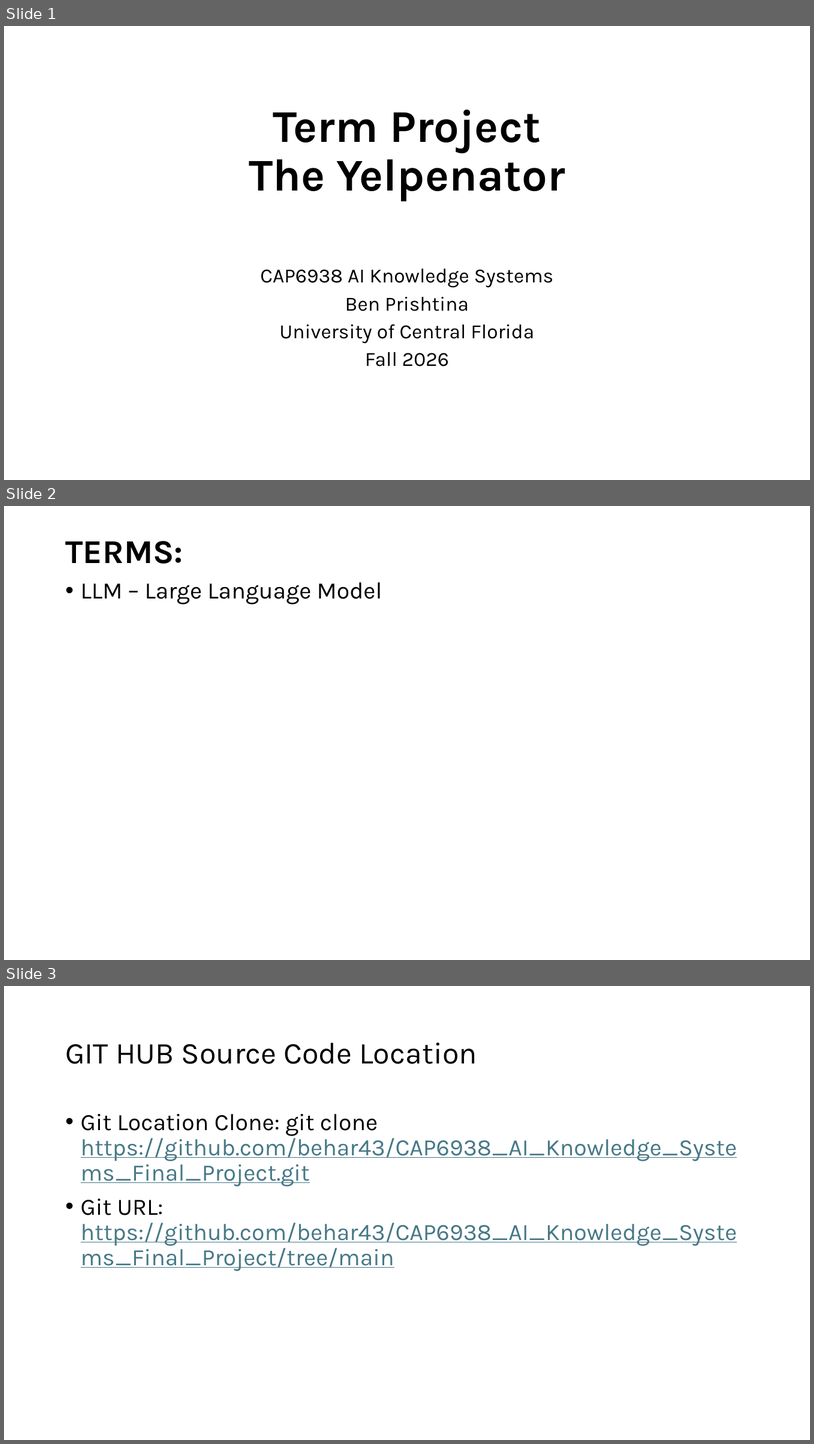
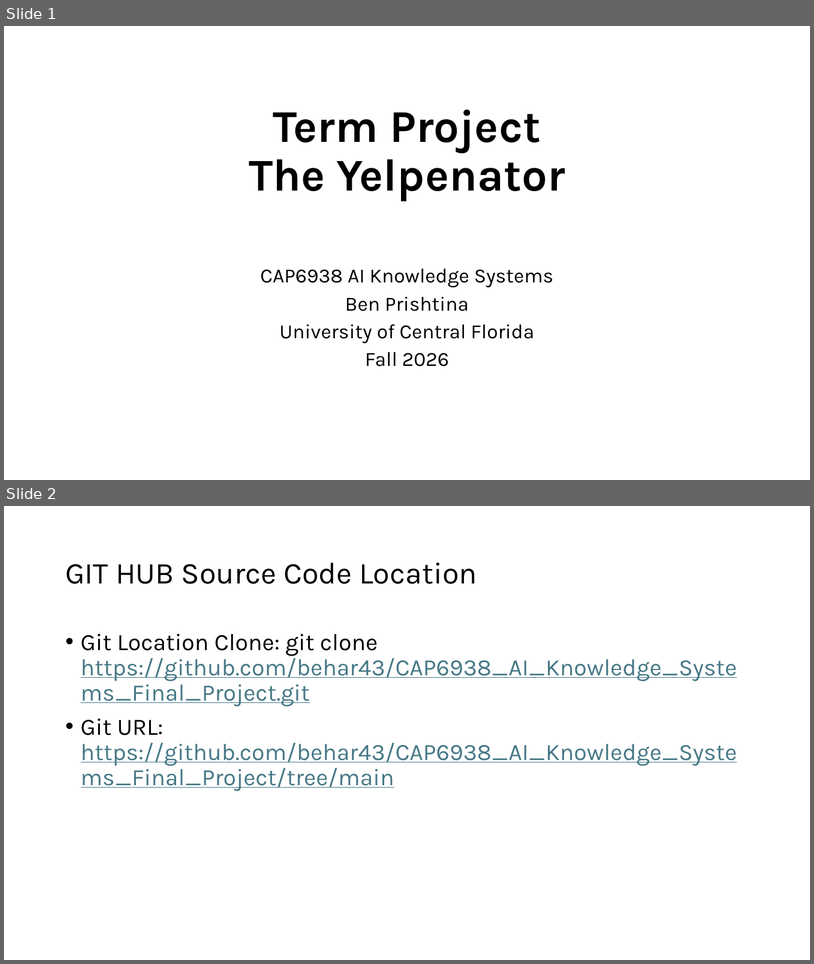
Before and after one commit to behar43/CAP6938_AI_Knowledge_Systems_Final_Project, a slide deck: ben_prishtina_yelpenator_presentation.pptx. Shown one above the other, each under a label of ours: slides 1, 2 and 3 before the commit, slides 1 and 2 after it. The pictures are 814x1444 and 814x964 pixels, drawn with LibreOffice and Linux fonts; fonts in the diff are those of the drawing; background and template pictures are left out. Boxes give left, top, right and bottom in pixels: in the first picture for what was removed or moved away, otherwise in the second. Text is boxed around its words. In the diff, an @@ line names an element or a change of style, - is before the commit and + after.

Commit message:
behar: delete terms slide

```diff
--- a/ben_prishtina_yelpenator_presentation.pptx
+++ b/ben_prishtina_yelpenator_presentation.pptx
@@ slide 2 removed at bbox=[4, 506, 810, 960], background picture (left out) @@
@@ title removed at bbox=[65, 541, 183, 564] @@
-TERMS:
@@ text removed at bbox=[81, 582, 383, 604] @@
-• LLM – Large Language Model
@@ what was slide 3 is now slide 2 @@
```
